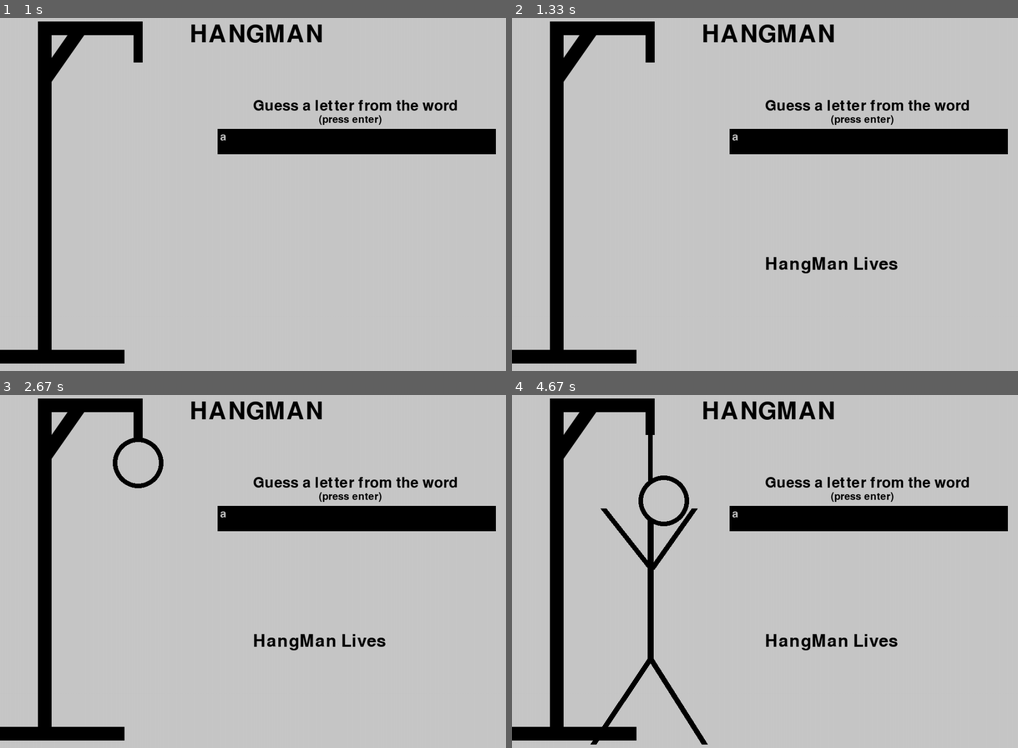
Above: before the commit, frames 1-4 (two rows, left to right).
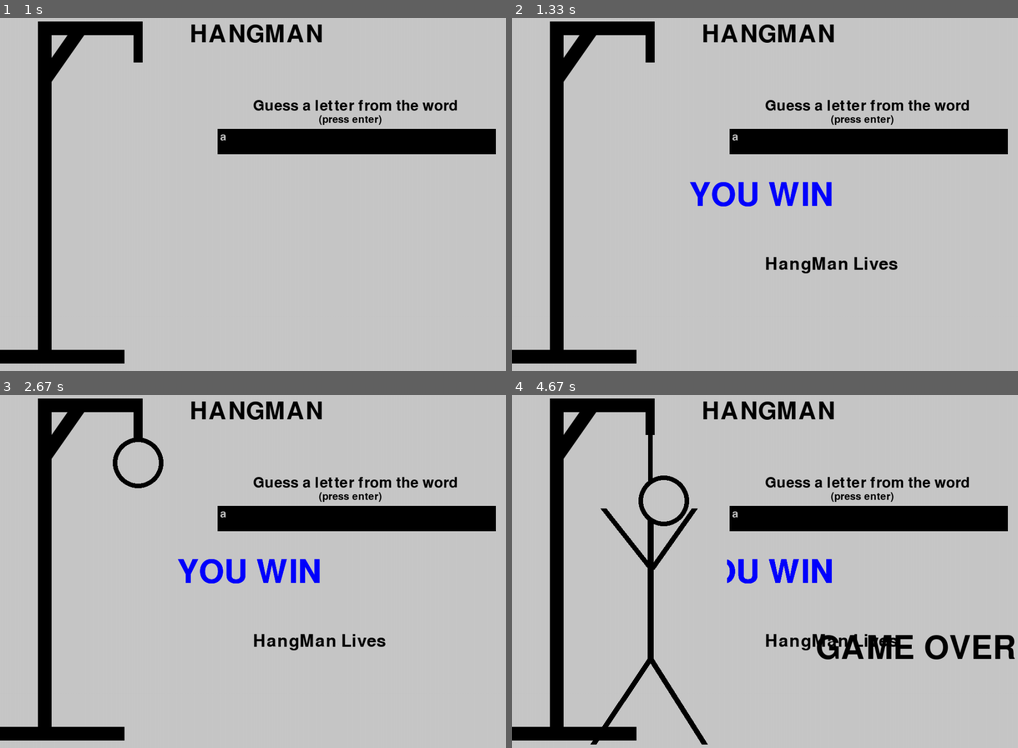
Above: after the commit, the same moments.

Repository: dorogit/pygame_collaboration
Game: pygame game, started from main.py
The game is run twice, just before and just after one commit, with the same random seed, the same clock (stepped at 60 frames per second) and the same inputs.
Inputs:
- Up to frame 1 (1 s): tap Space at 0.33 s; type "ann" at 0.67 s
- Up to frame 2 (1.33 s): tap Enter at 1, 1.22 s
- Up to frame 3 (2.67 s): tap Enter at 2.65 s
- Up to frame 4 (4.67 s): tap Enter at 3.05, 3.35, 3.6, 3.9, 4.17, 4.47 s; tap Space at 3.68 s

Frame 1 is identical in both runs. In frame 2, 1.0% of the frame differs, in the area x 35-64%, y 46-54%; in frame 3, 1.0%; in frame 4, 2.1%, in the area x 42-100%, y 46-75%.

Commit message:
Update main.py

Diff:
--- a/main.py
+++ b/main.py
@@ -43,6 +43,14 @@
 draw_once = False
 PI = math.pi
 
+#Game over text
+over_font = pygame.font.Font ('freesansbold.ttf', 64)
+
+#Game won text
+won_font = pygame.font.Font ('freesansbold.ttf', 64)
+
+
+
 def guessing(word):
   global hidden_word,index,convert
 
@@ -68,6 +76,14 @@
 def draw_torso():
   pygame.draw.line(screen,(0,0,0), (273, 213), (273,476), width = 12)
 
+def game_over_text():
+    over_text = over_font.render ("GAME OVER", True, (0,0,0))
+    screen.blit (over_text, (600, 500))
+
+def game_won():
+    won_text = won_font.render ("YOU WIN", True, ( 0, 0, 255))
+    screen.blit (won_text, (350, 350))
+
 def draw_leg1():
   pygame.draw.line(screen,(0,0,0), (273,476),(160, 645), width = 12)
 
@@ -181,6 +197,7 @@
             pygame.draw.rect(screen, (200,200,200), pygame.Rect(400,500,500,500))
             hangman_text = font0.render('HangMan Lives ', True,(0,0,0))
             screen.blit(hangman_text,(500,500))
+            game_won()
 
           #drawing hangman upon failure of guesses
           if Fails == 3 and guess not in word and draw_once == False:
@@ -209,6 +226,7 @@
 
           if Fails == 9 and guess not in word and draw_once == False:
             Hang()
+            game_over_text()
 
           #draw one variable is used such that on pressing enter a single body
           #part will be shown on 1 failure insted of all at once
